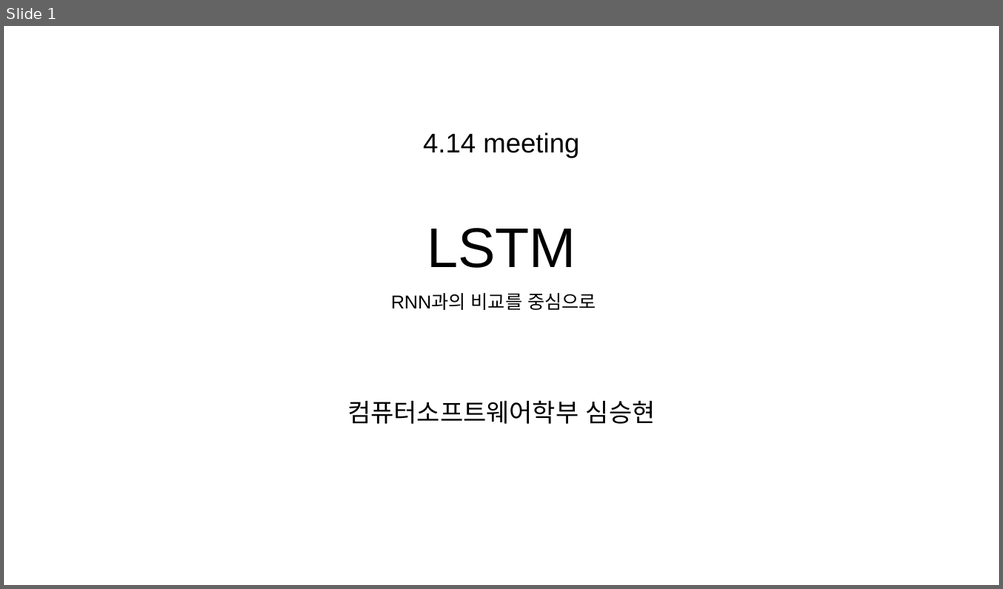
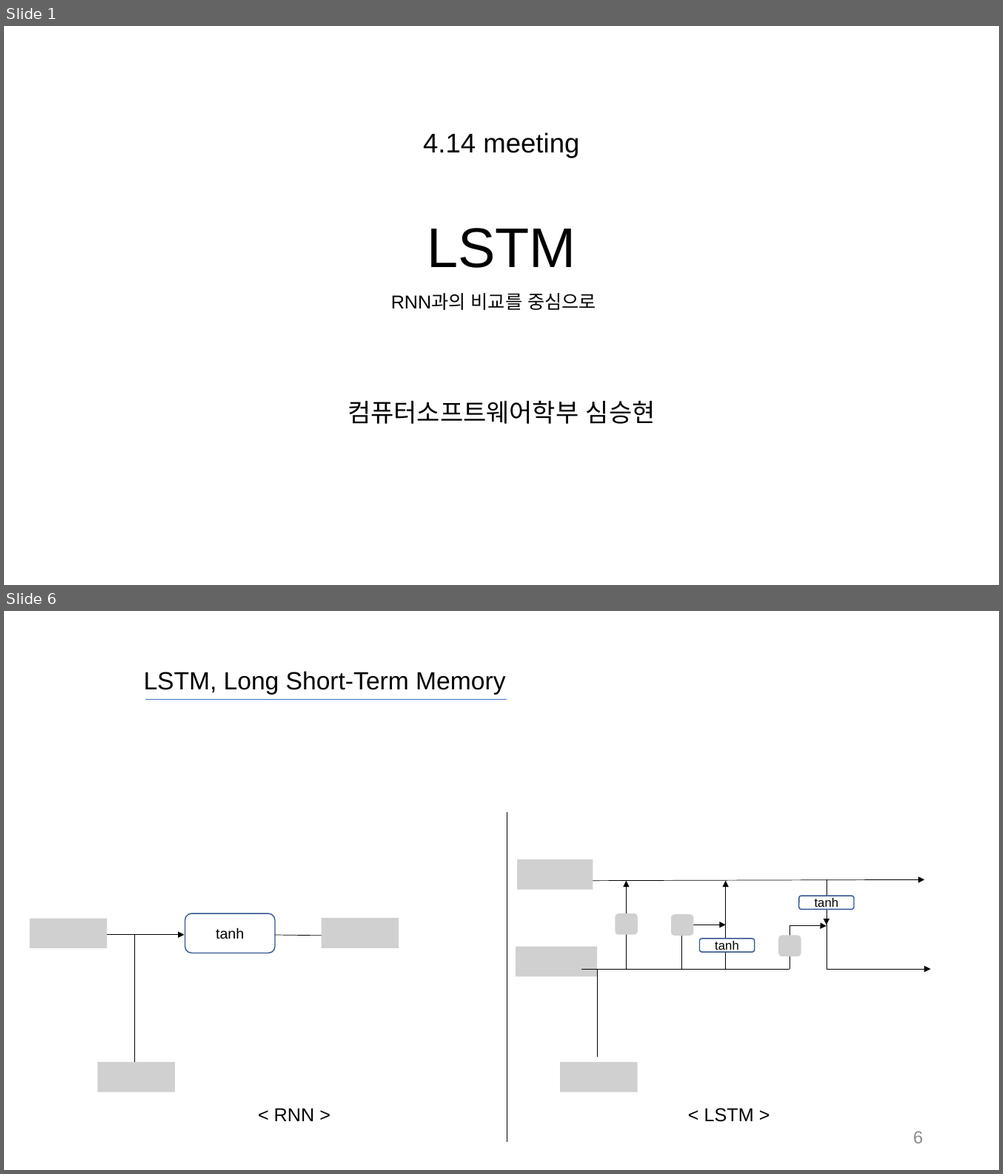
Before and after one commit to SiLviASizZ/HYU_2022, a slide deck: gradproj/meeting/0407_meeting/발표자료/LSTM.pptx. Shown one above the other, each under a label of ours: slide 1 before the commit, slides 1 and 6 after it; the slides between them are not shown. The pictures are 1003x589 and 1003x1174 pixels, drawn with LibreOffice and Linux fonts; fonts in the diff are those of the drawing; grey boxes stand for pictures. Boxes give left, top, right and bottom in pixels: in the first picture for what was removed or moved away, otherwise in the second. Text is boxed around its words. In the diff, an @@ line names an element or a change of style, - is before the commit and + after.

```diff
--- a/gradproj/meeting/0407_meeting/발표자료/LSTM.pptx
+++ b/gradproj/meeting/0407_meeting/발표자료/LSTM.pptx
@@ slide 6 added at <box>4,611,999,1170</box>, background #FFFFFF @@
@@ text added at <box>144,671,505,695</box>, 24 pt, text #000000 @@
+LSTM, Long Short-Term Memory
@@ line added from (145, 699) to (507, 699), #4472C4 0.5 pt @@
@@ line added from (507, 812) to (507, 1142), #000000 0.5 pt @@
@@ picture added at <box>518,860,593,889</box> @@
@@ arrow added from (583, 881) to (924, 880), #000000 0.5 pt @@
@@ arrow added from (626, 970) to (626, 881), #000000 0.5 pt @@
@@ arrow added from (726, 970) to (726, 881), #000000 0.5 pt @@
@@ rounded rectangle added at <box>799,896,854,909</box>, fill #FFFFFF, outline #325491 1 pt, 12 pt, text #000000 @@
+tanh
@@ elbow arrow added from (826, 881) to (930, 969), #000000 0.5 pt @@
@@ arrow added from (826, 880) to (826, 925), #000000 0.5 pt @@
@@ picture added at <box>29,918,107,948</box> @@
@@ rounded rectangle added at <box>185,914,276,954</box>, fill #FFFFFF, outline #325491 1 pt, 14 pt, text #000000 @@
+tanh
@@ picture added at <box>321,918,398,948</box> @@
@@ picture added at <box>615,914,637,935</box> @@
@@ picture added at <box>671,914,694,936</box> @@
@@ arrow added from (85, 935) to (184, 935), #000000 0.5 pt @@
@@ line added from (134, 934) to (134, 1066), #000000 0.5 pt @@
@@ arrow added from (275, 936) to (334, 937), #000000 0.5 pt @@
@@ elbow arrow added from (680, 969) to (726, 925), #000000 0.5 pt @@
@@ rounded rectangle added at <box>700,939,754,952</box>, fill #FFFFFF, outline #325491 1 pt, 12 pt, text #000000 @@
+tanh
@@ picture added at <box>779,936,801,957</box> @@
@@ elbow arrow added from (790, 969) to (826, 926), #000000 0.5 pt @@
@@ picture added at <box>516,947,597,977</box> @@
@@ line added from (790, 970) to (581, 970), #000000 0.5 pt @@
@@ line added from (597, 970) to (597, 1058), #000000 0.5 pt @@
@@ picture added at <box>97,1062,175,1092</box> @@
@@ picture added at <box>560,1062,637,1092</box> @@
@@ text added at <box>274,1108,315,1122</box>, 18 pt, text #000000 @@
+< RNN >
@@ text added at <box>704,1108,754,1122</box>, 18 pt, text #000000 @@
+< LSTM >
@@ page number added at <box>913,1131,922,1144</box>, 17 pt, text #8C8C8C @@
+6
```
Also in this commit, not shown: 3 slides changed, 1 other slide added, 2 slides removed, 3 other files.
